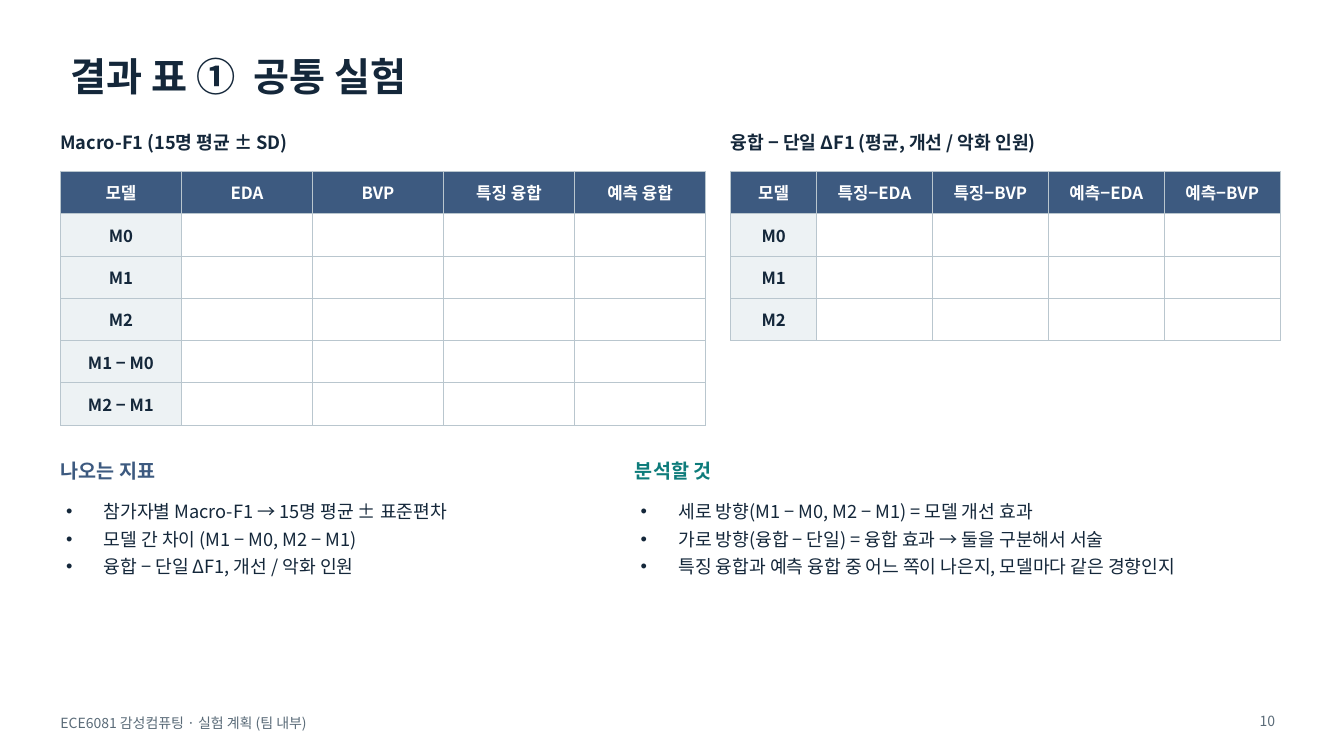
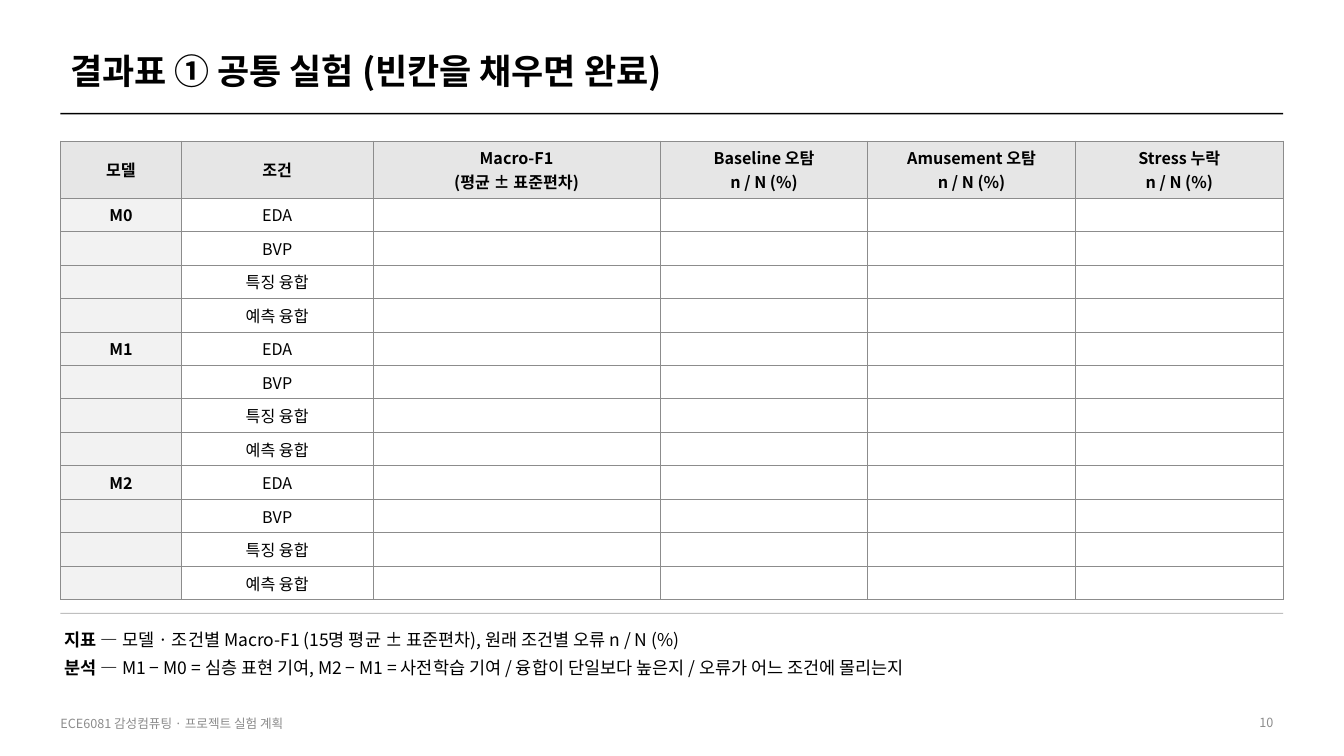
Before and after one commit to HuiJongJung/ece6081-affective-computing, a slide deck: slide 10 of docs/experiment_plan.pptx. Drawn at 1344x756 pixels with LibreOffice and Linux fonts; fonts in the diff are those of the drawing. Boxes give left, top, right and bottom in pixels: in the first picture for what was removed or moved away, otherwise in the second. Text is boxed around its words. In the diff, an @@ line names an element or a change of style, - is before the commit and + after.

```diff
--- a/docs/experiment_plan.pptx
+++ b/docs/experiment_plan.pptx
@@ title at box(70, 54, 662, 91): text changed; size 28 to 25 pt; text colour #14273A to #000000 @@
-결과 표 ① 공통 실험
+결과표 ① 공통 실험 (빈칸을 채우면 완료)
@@ rectangle added at box(60, 113, 1284, 114), fill #000000 @@
@@ table at box(60, 141, 1284, 596) @@
-모델 | EDA | BVP | 특징 융합 | 예측 융합
-M0 |  |  |  | 
-M1 |  |  |  | 
-M2 |  |  |  | 
-M1 − M0 |  |  |  | 
-M2 − M1 |  |  |  | 
+모델 | 조건 | Macro-F1 / (평균 ± 표준편차) | Baseline 오탐 / n / N (%) | Amusement 오탐 / n / N (%) | Stress 누락 / n / N (%)
+M0 | EDA |  |  |  | 
+ | BVP |  |  |  | 
+ | 특징 융합 |  |  |  | 
+ | 예측 융합 |  |  |  | 
+M1 | EDA |  |  |  | 
+ | BVP |  |  |  | 
+ | 특징 융합 |  |  |  | 
+ | 예측 융합 |  |  |  | 
+M2 | EDA |  |  |  | 
+ | BVP |  |  |  | 
+ | 특징 융합 |  |  |  | 
+ | 예측 융합 |  |  |  | 
@@ table: place and size @@
-table at box(60, 171, 706, 415)
+table at box(60, 141, 1284, 596)
@@ text removed at box(60, 133, 287, 153) @@
-Macro-F1 (15명 평균 ± SD)
@@ table removed at box(731, 171, 1280, 330), 4 rows, 5 columns @@
-모델 | 특징−EDA | 특징−BVP | 예측−EDA | 예측−BVP
-M0 |  |  |  | 
-M1 |  |  |  | 
-M2 |  |  |  | 
@@ text removed at box(60, 461, 155, 480) @@
-나오는 지표
@@ text removed at box(635, 461, 712, 480) @@
-분석할 것
@@ text removed at box(104, 503, 447, 577) @@
-• 참가자별 Macro-F1 → 15명 평균 ± 표준편차
-• 모델 간 차이 (M1 − M0, M2 − M1)
-• 융합 − 단일 ΔF1, 개선 / 악화 인원
@@ text removed at box(678, 502, 1175, 577) @@
-• 세로 방향(M1 − M0, M2 − M1) = 모델 개선 효과
-• 가로 방향(융합 − 단일) = 융합 효과 → 둘을 구분해서 서술
-• 특징 융합과 예측 융합 중 어느 쪽이 나은지, 모델마다 같은 경향인지
@@ rectangle added at box(60, 613, 1284, 614), fill #BFBFBF @@
@@ text at box(65, 631, 903, 677): text changed; size 13 to 12.5 pt; text colour #14273A to #000000; bold off @@
-융합 − 단일 ΔF1 (평균, 개선 / 악화 인원)
+– 지표 — 모델 · 조건별 Macro-F1 (15명 평균 ± 표준편차), 원래 조건별 오류 n / N (%)
+– 분석 — M1 − M0 = 심층 표현 기여, M2 − M1 = 사전학습 기여 / 융합이 단일보다 높은지 / 오류가 어느 조건에 몰리는지
@@ text at box(60, 717, 283, 729): text changed; size 10 to 9 pt; text colour #5A6B78 to #8C8C8C @@
-ECE6081 감성컴퓨팅 · 실험 계획 (팀 내부)
+ECE6081 감성컴퓨팅 · 프로젝트 실험 계획
@@ page number at box(1259, 718, 1273, 727): size 10 to 9 pt, text colour #5A6B78 to #8C8C8C @@
```
Also in this commit, not shown: 13 other slides changed, 1 slide added, 2 slides removed.
